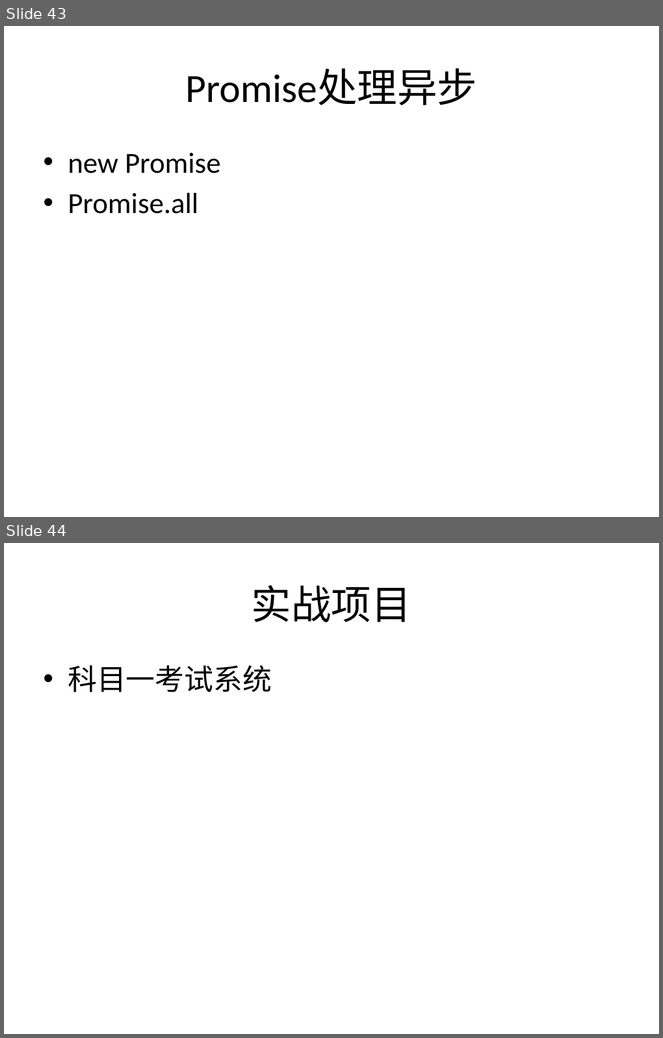
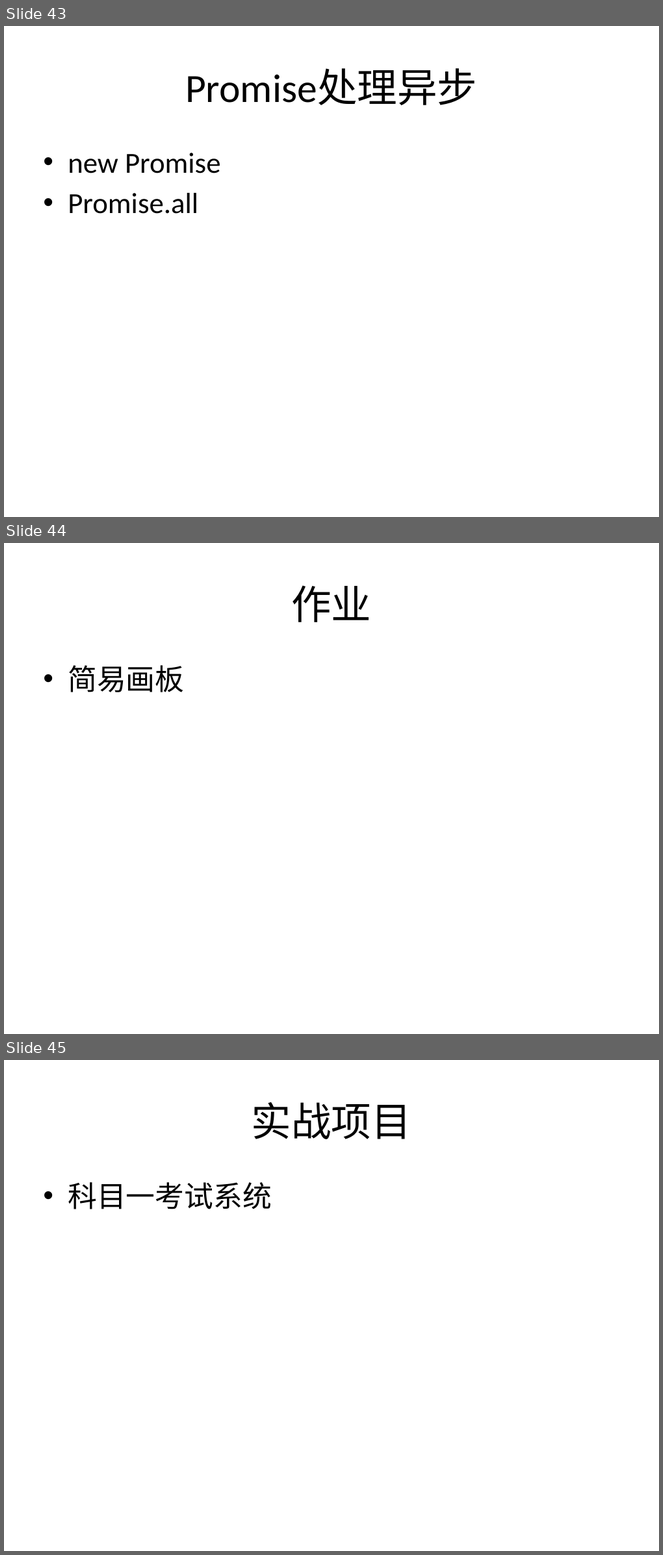
Before and after one commit to plter/HTML5Course20160612, a slide deck: Web前端教学记录.pptx. Shown one above the other, each under a label of ours: slides 43 and 44 before the commit, slides 43, 44 and 45 after it. The pictures are 663x1038 and 663x1555 pixels, drawn with LibreOffice and Linux fonts; fonts in the diff are those of the drawing. Boxes give left, top, right and bottom in pixels: in the first picture for what was removed or moved away, otherwise in the second. Text is boxed around its words. In the diff, an @@ line names an element or a change of style, - is before the commit and + after.

Commit message:
作业讲解

```diff
--- a/Web前端教学记录.pptx
+++ b/Web前端教学记录.pptx
@@ slide 44 added at (4,543,659,1034), background #FFFFFF @@
@@ title added at (291,585,371,622), 44 pt, text #000000 @@
+作业
@@ text added at (68,665,184,693), 32 pt, text #000000 @@
+• 简易画板
@@ what was slide 44 is now slide 45 @@
```
Also in this commit, not shown: 2 other files.
